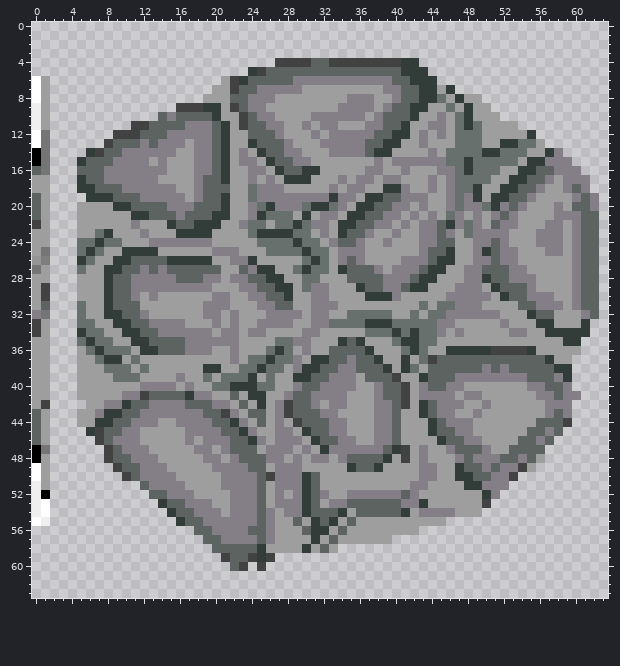
File history of a pixel-art file, Assets/Prefabs/Sprites/Meteora.aseprite. The first picture shows the starting point.
64x64 pixels, 1 frame. Colours within 5 levels of each other are drawn and written as one.
The result:
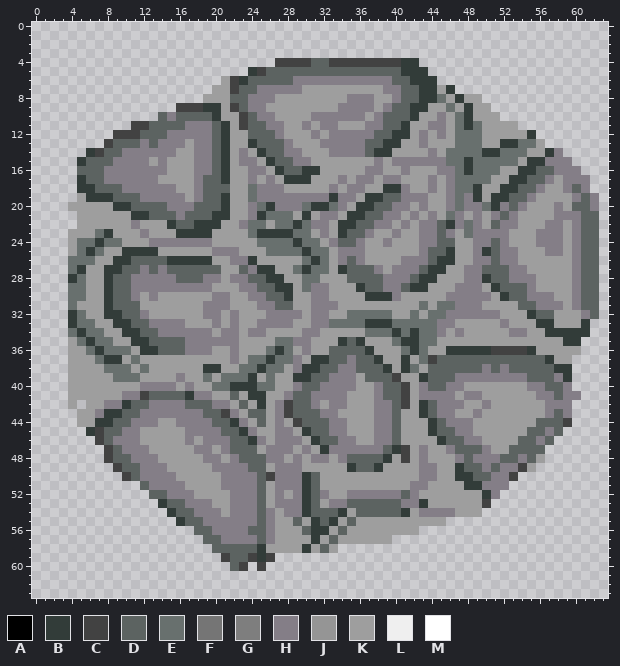
Palette (. is transparent): A #000000  B #323c39  C #424242  D #5c6361  E #68706e  F #757575  G #7e7e7e  H #847e87  J #959595  K #9e9e9e  L #efefef  M #ffffff
Difference:
y 6..8: x 0..1 MK -> ..
y 9..11: x 0..1 LK -> ..
y 12..13: x 0..1 MF -> ..
y 14..15: x 0..1 AF -> ..
y 16: x 0..1 DF -> ..
y 17..18: x 0..1 KK -> ..
y 19: x 0..1 DK -> ..; x 5 . -> K
y 20: x 0..1 DK -> ..; x 4 . -> K
y 21: x 0..1 DK -> ..
y 22: x 0..1 CK -> ..
y 23..24: x 0..1 KK -> ..; x 4 . -> K
y 25: x 0..1 KF -> ..; x 4 . -> K
y 26: x 0..1 JG -> ..; x 4..5 .B -> EE
y 27: x 0..1 FK -> ..; x 4..5 .E -> EB
y 28: x 0..1 KK -> ..; x 4..5 .K -> BE
y 29..30: x 0..1 KC -> ..; x 4..5 .K -> EE
y 31: x 0..1 KD -> ..; x 4..5 .E -> EK
y 32: x 0..1 HF -> ..; x 4 . -> B
y 33: x 0..1 CK -> ..; x 4 . -> B
y 34: x 0..1 CK -> ..; x 4 . -> E
y 35..41: x 0..1 KK -> ..; x 4 . -> K
y 42: x 0..1 KC -> ..; x 4 . -> K
y 43..46: x 0..1 DK -> ..
y 47: x 0..1 AF -> ..
y 48: x 0..1 AK -> ..
y 49..50: x 0..1 MK -> ..
y 51: x 0..1 LK -> ..
y 52: x 0..1 LA -> ..
y 53..54: x 0..1 LM -> ..
y 55: x 0..1 ML -> ..
Where, in picture pixels (left, top, right, bottom), the same in both pictures:
changed: (32, 76, 86, 526)
